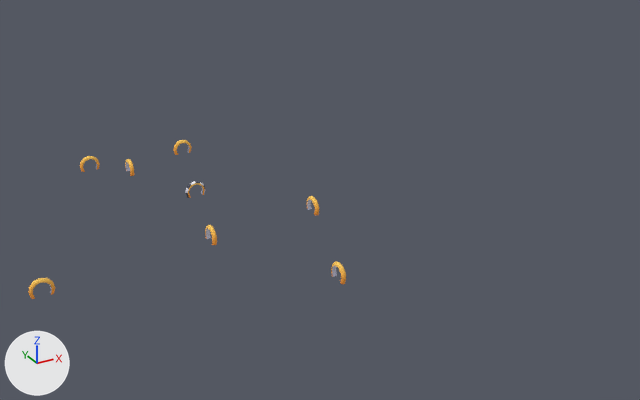
The glTF model frontend/public/models/maps/map2/gates.glb as it was, and as the next commit left it.
Rendered twice from a 50 mm camera at (-44.1, -120.2, 54.7) aimed at (14.5, -13.7, 1.5). The lights are fixed; the arrows at lower left show +X, +Y and +Z. Where no turn or scale is listed for an object, it has been applied to the vertices. Vertices at the same position are counted once.

Names of what the first picture shows: 'gate-0', 'gate-1', 'gate-2', 'gate-3', 'gate-4', 'gate-5', 'gate-6'.
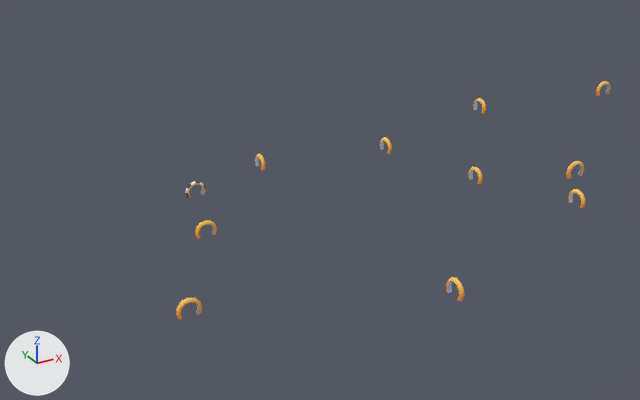
Pixel boxes [x1, y1, x2, y2] of what changed, in the pictures (640 x 400 px; the box of a moved part takes in the faces that stretch with it):
'gate-3', moved, turned
    before: [28, 278, 55, 299]
    after: [569, 189, 585, 208]
'gate-4', moved, turned
    before: [331, 261, 346, 284]
    after: [566, 161, 584, 179]
'gate-2', reshaped, moved, turned
    before: [80, 156, 100, 172]
    after: [446, 277, 464, 301]
'gate-1', reshaped, moved, turned
    before: [173, 140, 192, 155]
    after: [176, 297, 202, 320]
'gate-0', moved, turned
    before: [306, 196, 319, 215]
    after: [195, 220, 217, 239]
'gate-5', reshaped, moved, turned
    before: [205, 225, 217, 245]
    after: [596, 81, 611, 96]
'gate-6', moved, turned
    before: [125, 159, 134, 176]
    after: [473, 98, 486, 114]
'gate-7', added
    after: [468, 167, 483, 184]
'gate-8', added
    after: [380, 137, 392, 154]
'gate-9', added
    after: [255, 154, 266, 170]
part 1 of me_gate_002, moved or reshaped
    before: [173, 140, 192, 155]
    after: [468, 167, 483, 184]
part 2 of me_gate_003, moved or reshaped
    before: [80, 156, 100, 172]
    after: [380, 137, 392, 154]
part 3 of me_gate_006, moved or reshaped
    before: [205, 225, 217, 245]
    after: [255, 154, 266, 170]

The change in detail:
Material 'colormap.378' (mat_colormap_378) is new.
Its texture is img_colormap.
Its roughness is 1.0.
me_gate_002 has 54 vertices, 104 faces and spans x -0.77..0.77, y -0.15..0.15, z 0.0..1.16.
me_gate_002 is used by ob_gate_1; location (4.0, 16.0, 1.0); rotation (0.0, 0.0, -3.142), in degrees (0, 0, -180); scale (2.08, 2.08, 2.08).
me_gate_002 part 1: the whole mesh is turned 90 degrees about the z axis through the mesh origin and scaled by 2.08.
me_gate_003 has 54 vertices, 104 faces and spans x -0.77..0.77, y -0.15..0.15, z 0.0..1.16.
me_gate_003 is used by ob_gate_2; location (-12.0, 16.0, 1.0); scale (2.08, 2.08, 2.08).
me_gate_003 part 2: the whole mesh is turned -90 degrees about the z axis through the mesh origin and scaled by 2.08.
me_gate_006 has 54 vertices, 104 faces and spans x -0.77..0.77, y -0.15..0.15, z 0.0..1.16.
me_gate_006 is used by ob_gate_5; location (-4.0, -16.0, 0.0); rotation (0.0, 0.0, -1.571), in degrees (0, 0, -90); scale (2.08, 2.08, 2.08).
me_gate_006 part 3: the whole mesh is turned 90 degrees about the z axis through the mesh origin and scaled by 2.08.
Mesh me_gate_009 is new.
It has 54 vertices, 104 faces and spans x -0.78..0.78, y -0.15..0.15, z 0.0..1.16.
It uses material mat_colormap_378 (picture img_colormap).
Object 'gate-0' (ob_gate_0) turns from (0, 0, 90) to (0, 0, 0) degrees about x, y and z.
Object 'gate-0' (ob_gate_0) moves from (12.0, -16.0, 1.0) to (-4.0, -14.1, 0.0).
Object 'gate-1' (ob_gate_1) turns from (0, 0, -180) to (0, 0, 0) degrees about x, y and z.
Object 'gate-1' (ob_gate_1) now shows me_gate instead of me_gate_002.
Object 'gate-1' (ob_gate_1) moves from (4.0, 16.0, 1.0) to (-14.0, -33.4, 0.1).
Object 'gate-2' (ob_gate_2) now shows me_gate_009 instead of me_gate_003.
Object 'gate-2' (ob_gate_2) moves from (-12.0, 16.0, 1.0) to (15.2, -46.1, 1.2).
Object 'gate-2' (ob_gate_2) turns from (0, 0, 0) to (0, 0, 90) degrees about x, y and z.
Object 'gate-3' (ob_gate_3) moves from (-28.0, -20.0, 0.0) to (46.0, -34.1, 1.9).
Object 'gate-3' (ob_gate_3) turns from (0, 0, 0) to (0, 0, 90) degrees about x, y and z.
Object 'gate-4' (ob_gate_4) moves from (6.0, -34.0, 0.0) to (46.0, -33.1, 6.0).
Object 'gate-4' (ob_gate_4) turns from (0, 0, 90) to (0, 0, -180) degrees about x, y and z.
Object 'gate-5' (ob_gate_5) now shows me_gate_007 instead of me_gate_006.
Object 'gate-5' (ob_gate_5) moves from (-4.0, -16.0, 0.0) to (72.0, -12.2, 9.0).
Object 'gate-5' (ob_gate_5) turns from (0, 0, -90) to (0, 0, -180) degrees about x, y and z.
Object 'gate-6' (ob_gate_6) moves from (-6.0, 14.0, 0.0) to (53.0, -2.1, 6.0).
Object 'gate-6' (ob_gate_6) turns from (0, 0, 90) to (0, 0, -90) degrees about x, y and z.
Object 'gate-9' (ob_gate_9) is new; it shows me_gate_006.
Its location is (13.8, 5.9, 0.0).
Object 'gate-8' (ob_gate_8) is new; it shows me_gate_003.
Its location is (33.5, -2.1, 2.0).
Object 'gate-7' (ob_gate_7) is new; it shows me_gate_002.
Its location is (40.0, -18.1, 1.0).
